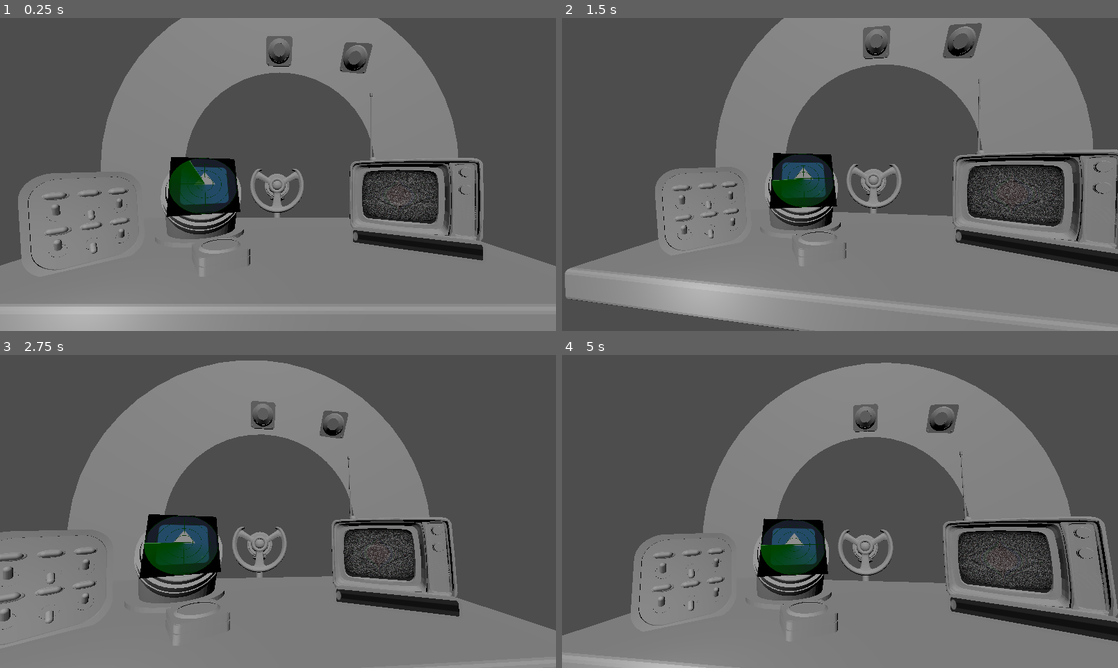
Above: before the commit, frames 1-4 (two rows, left to right).
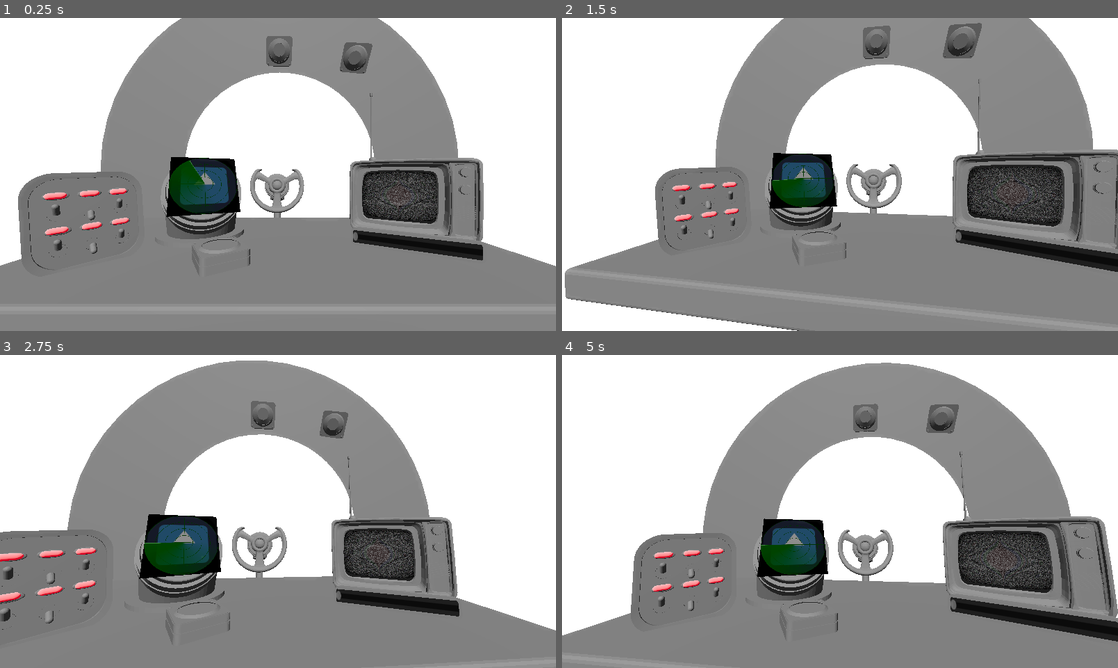
Above: after the commit, the same moments.

Repository: YAGOTAGO/UnderPressure
Game: Godot game, scene res://scenes/main.tscn
Same seed, same stepped clock (60 frames per second), same inputs: the game is played once before the commit and once after it. The engine's default icon, where the game draws it, is replaced by a stand-in: a white triangle on a blue panel in a dark square.
Inputs (mouse positions are in pixels of both pictures, inside the frame that each line leads up to):
- Up to frame 1 (0.25 s): no input
- Up to frame 2 (1.5 s): move the mouse to (962, 158) at 0.52 s; click (962, 158) at 0.6 s; drag from (728, 190) to (812, 237) at 1.27 s
- Up to frame 3 (2.75 s): move the mouse to (333, 442) at 2.02 s; click (333, 442) at 2.1 s
- Up to frame 4 (5 s): drag from (812, 574) to (673, 464) at 2.77 s; move the mouse to (1006, 558) at 3.52 s; click (1006, 558) at 3.6 s; drag from (673, 464) to (756, 433) at 4.27 s

The runs differ from the first frame. In frame 1, 39% of the frame differs, in the area x 0-100%, y 0-100%; in frame 2, 39%; in frame 3, 44%; in frame 4, 44%.

Commit message:
Adding light to switch
FIXME: Need to separate materials

Diff:
--- a/assets/switch_board/Switch3D.gd
+++ b/assets/switch_board/Switch3D.gd
@@ -1,6 +1,7 @@
 extends Node3D
 
 @onready var switch: Node3D = %SwitchContainer
+@onready var light: MeshInstance3D = %IndicatorLight
 @onready var audio: AudioStreamPlayer3D =%AudioStreamPlayer3D
 
 signal switch_toggled
@@ -15,6 +16,9 @@
 	is_up = !is_up
 	if(is_up):
 		switch.rotate_x(-1.5)
+		var mat = light.get_surface_override_material(0)
+		mat.emission = Color(0.0, 0.0, 0.0)
+		light.set_surface_override_material(0, mat)
 	else:
 		switch.rotate_x(1.5)
 
--- a/assets/switch_board/Switch3D.tscn
+++ b/assets/switch_board/Switch3D.tscn
@@ -9,6 +9,13 @@
 height = 0.811551
 
 [sub_resource type="CapsuleMesh" id="CapsuleMesh_j522v"]
+
+[sub_resource type="StandardMaterial3D" id="StandardMaterial3D_oxdoh"]
+albedo_color = Color(1.6, 1.2, 1.2, 1)
+metallic = 1.0
+metallic_specular = 1.0
+emission_enabled = true
+emission = Color(0.839314, 0, 0.14337, 1)
 
 [node name="Switch3D" type="Node3D"]
 script = ExtResource("2_inkt2")
@@ -33,9 +40,11 @@
 transform = Transform3D(1, 0, 0, 0, 0.989576, -0.144011, 0, 0.144011, 0.989576, 0, 0.0375847, -0.0721699)
 shape = SubResource("CapsuleShape3D_kg4xh")
 
-[node name="MeshInstance3D" type="MeshInstance3D" parent="."]
+[node name="IndicatorLight" type="MeshInstance3D" parent="."]
+unique_name_in_owner = true
 transform = Transform3D(-0.000282656, -0.18037, 0, 0.142063, -0.000358873, 0, 0, 0, 0.170582, 0, 0.458461, 0.0155168)
 mesh = SubResource("CapsuleMesh_j522v")
+surface_material_override/0 = SubResource("StandardMaterial3D_oxdoh")
 
 [connection signal="mouse_entered" from="SwitchContainer/Area3D" to="." method="_on_area_3d_mouse_entered"]
 [connection signal="mouse_exited" from="SwitchContainer/Area3D" to="." method="_on_area_3d_mouse_exited"]
--- a/assets/switch_board/SwitchBoard3D.tscn
+++ b/assets/switch_board/SwitchBoard3D.tscn
@@ -35,9 +35,3 @@
 [node name="Switch3D5" parent="." instance=ExtResource("2_ra467")]
 unique_name_in_owner = true
 transform = Transform3D(1, 0, 0, 0, 1, 0, 0, 0, 1, 1.63784, 0.386186, 0.0837494)
-
-[node name="Camera3D" type="Camera3D" parent="."]
-transform = Transform3D(1, 0, 0, 0, 0.990119, 0.140227, 0, -0.140227, 0.990119, 1.12335, 1.23733, 4.49399)
-
-[node name="OmniLight3D" type="OmniLight3D" parent="."]
-transform = Transform3D(1, 0, 0, 0, 1, 0, 0, 0, 1, 0, 0, 2.99245)
--- a/scenes/main.tscn
+++ b/scenes/main.tscn
@@ -10,7 +10,20 @@
 [ext_resource type="PackedScene" uid="uid://di5m7q1dn3fnr" path="res://assets/emergency_button/EmergencyButton.tscn" id="8_j4k27"]
 [ext_resource type="ArrayMesh" uid="uid://p65s81uo5s2n" path="res://background_objects/steeringwheel.obj" id="9_0jv3u"]
 
+[sub_resource type="Environment" id="Environment_h7fa3"]
+glow_enabled = true
+glow_intensity = 5.84
+glow_strength = 1.27
+glow_blend_mode = 0
+glow_hdr_luminance_cap = 17.17
+
+[sub_resource type="CameraAttributesPractical" id="CameraAttributesPractical_e2nei"]
+
 [node name="Main" type="Node3D"]
+
+[node name="WorldEnvironment" type="WorldEnvironment" parent="."]
+environment = SubResource("Environment_h7fa3")
+camera_attributes = SubResource("CameraAttributesPractical_e2nei")
 
 [node name="GameManager" type="Node" parent="."]
 script = ExtResource("1_xhrch")
Not shown: 1 places in assets/switch_board/Switch3D.tscn that only renumber resources
Not shown: 1 places in scenes/main.tscn that only renumber resources
